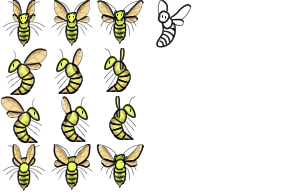
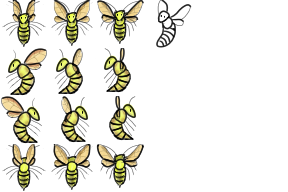
Revision of a layered (288, 192) image; what changed, layer by layer:
painted on "Eyes" (1st of 4, in "Left down 1" › "Line") over [156, 0, 191, 47]
painted on "Head" (1st of 16, in "Left down 1" › "Line") over [156, 0, 191, 47]
hid "Sketch" over [156, 0, 191, 47]
